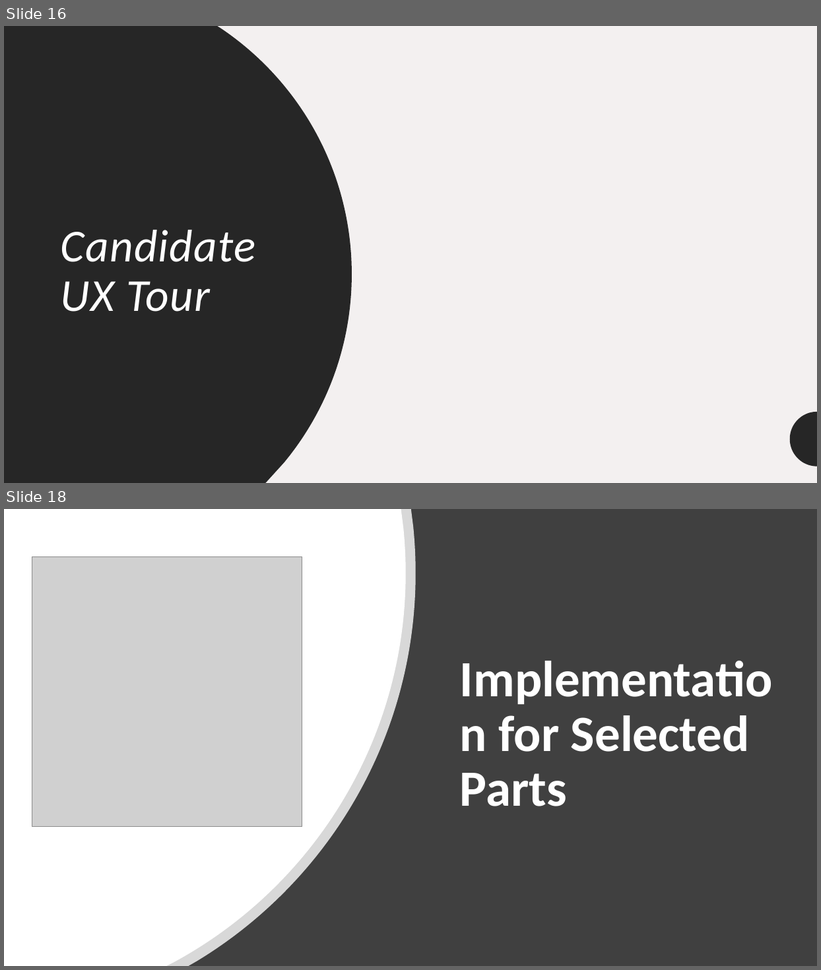
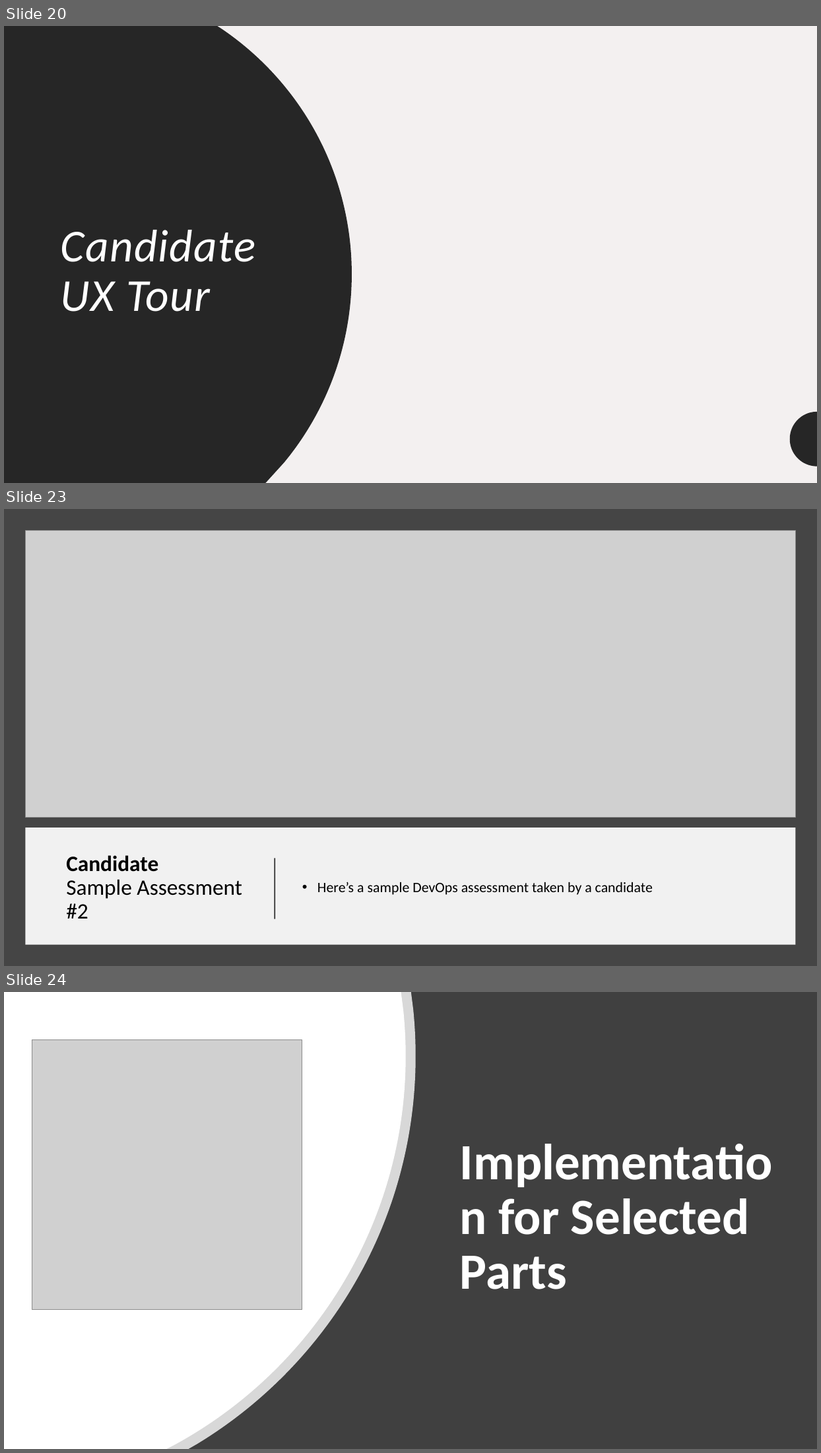
Before and after one commit to Moaaz-Mahmoud/Mini-Hiring-Platform, a slide deck: presentation/presentation.pptx. Shown one above the other, each under a label of ours: slides 16 and 18 before the commit, slides 20, 23 and 24 after it; the slides between them are not shown. The pictures are 821x970 and 821x1453 pixels, drawn with LibreOffice and Linux fonts; fonts in the diff are those of the drawing; grey boxes stand for pictures. Boxes give left, top, right and bottom in pixels: in the first picture for what was removed or moved away, otherwise in the second. Text is boxed around its words. In the diff, an @@ line names an element or a change of style, - is before the commit and + after.

```diff
--- a/presentation/presentation.pptx
+++ b/presentation/presentation.pptx
@@ slide 23 added at [4, 509, 817, 966], background #454545 @@
@@ picture added at [25, 530, 796, 818] @@
@@ rectangle added at [25, 828, 796, 945], fill #FFFFFF at 93% opacity @@
@@ title added at [66, 855, 242, 919], 26 pt, text #000000 @@
+Candidate
+Sample Assessment #2
@@ line added from (275, 920) to (275, 859), #000000 1.5 pt @@
@@ text added at [318, 882, 653, 895], 17 pt, text #000000 @@
+• Here’s a sample DevOps assessment taken by a candidate
@@ what was slide 16 is now slide 20 @@
@@ what was slide 18 is now slide 24 @@
```
Also in this commit, not shown: 1 slide changed, 7 other slides added, 2 slides removed, 12 other files.
